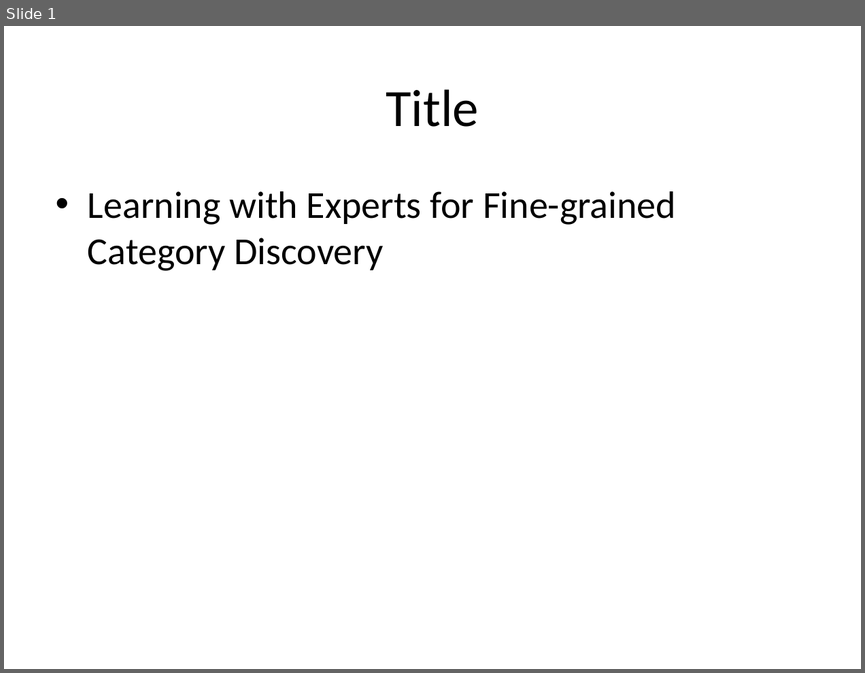
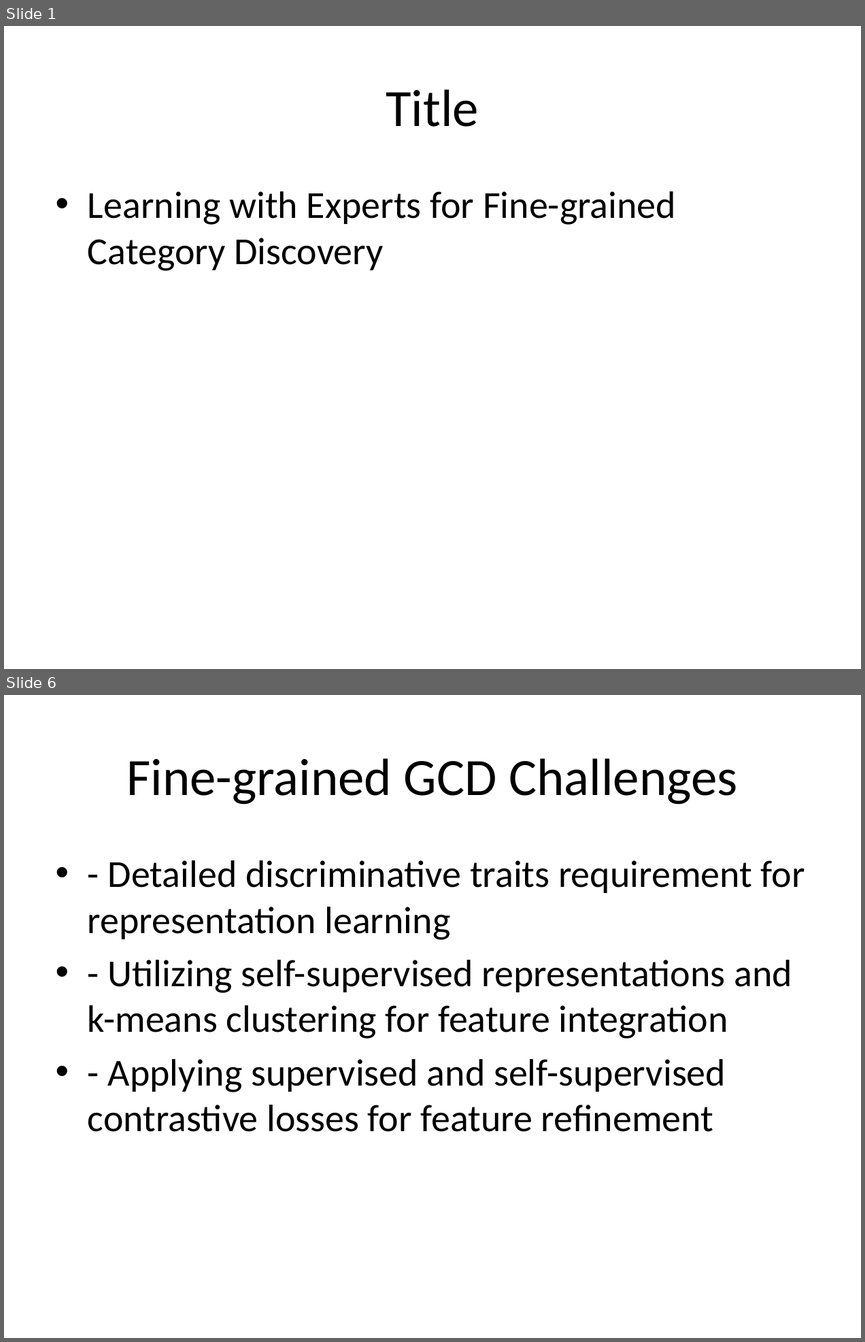
Before and after one commit to StephanieMussi/GRASPER, a slide deck: presentation.pptx. Shown one above the other, each under a label of ours: slide 1 before the commit, slides 1 and 6 after it; the slides between them are not shown. The pictures are 865x673 and 865x1342 pixels, drawn with LibreOffice and Linux fonts; fonts in the diff are those of the drawing. Boxes give left, top, right and bottom in pixels: in the first picture for what was removed or moved away, otherwise in the second. Text is boxed around its words. In the diff, an @@ line names an element or a change of style, - is before the commit and + after.

```diff
--- a/presentation.pptx
+++ b/presentation.pptx
@@ slide 6 added at box(4, 695, 861, 1338), background #FFFFFF @@
@@ title added at box(126, 758, 737, 804), 44 pt, text #000000 @@
+Fine-grained GCD Challenges
@@ text added at box(88, 860, 805, 1132), 32 pt, text #000000 @@
+• - Detailed discriminative traits requirement for representation learning
+• - Utilizing self-supervised representations and k-means clustering for feature integration
+• - Applying supervised and self-supervised contrastive losses for feature refinement
```
Also in this commit, not shown: 8 slides changed, 1 slide removed, 1 other file.
